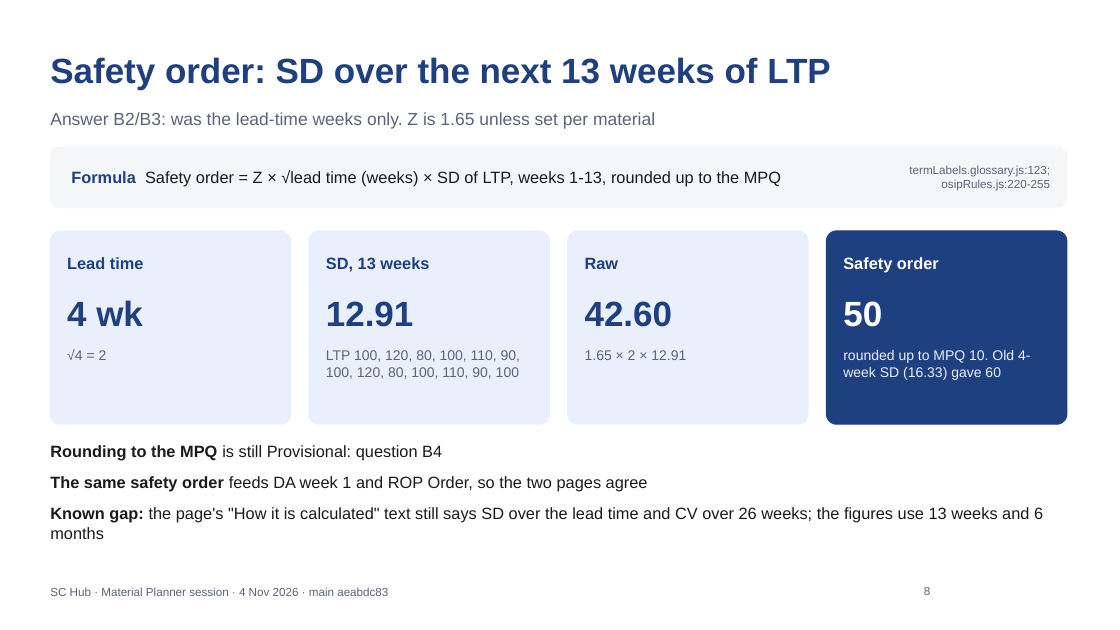
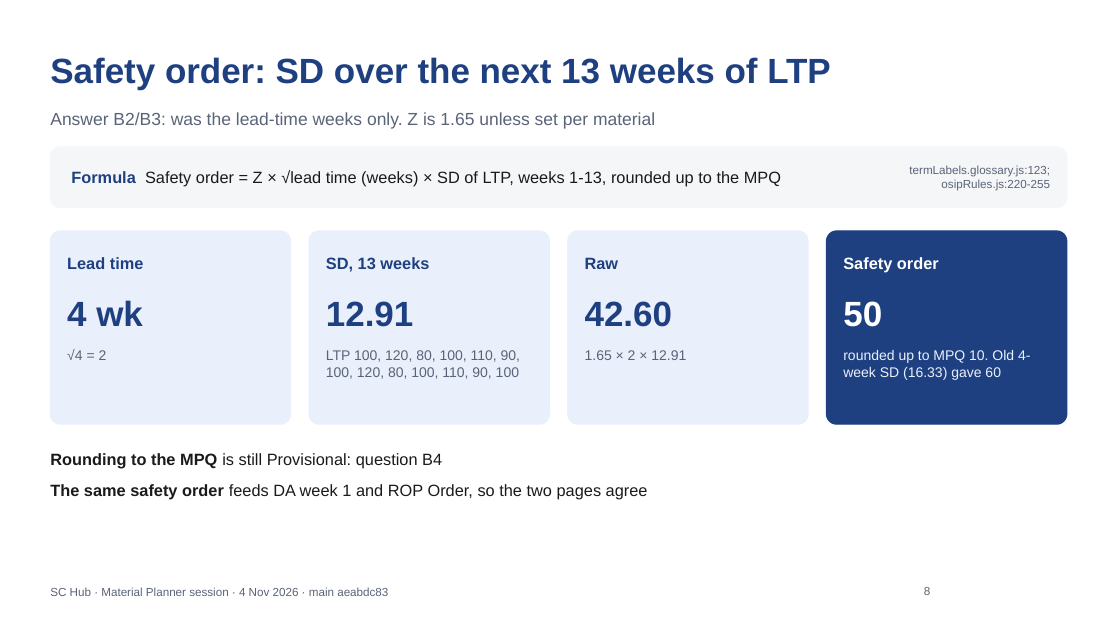
Before and after one commit to javal999/paragon-supplier-portal, a slide deck: slide 8 of docs/supplier-hub/user-guide/SC-Hub-Planner-04-Nov-What-Changed.pptx. Drawn at 1120x630 pixels with LibreOffice and Linux fonts; fonts in the diff are those of the drawing; background and template pictures are left out. Boxes give left, top, right and bottom in pixels: in the first picture for what was removed or moved away, otherwise in the second. Text is boxed around its words. In the diff, an @@ line names an element or a change of style, - is before the commit and + after.

```diff
--- a/docs/supplier-hub/user-guide/SC-Hub-Planner-04-Nov-What-Changed.pptx
+++ b/docs/supplier-hub/user-guide/SC-Hub-Planner-04-Nov-What-Changed.pptx
@@ text "Rounding to the MPQ is ..." moved from (x1=50, y1=445, x2=1043, y2=539) to (x1=50, y1=453, x2=648, y2=500) @@
@@ text at (x1=50, y1=507, x2=1043, y2=539): paragraph removed @@
-• Known gap: the page's "How it is calculated" text still says SD over the lead time and CV over 26 weeks; the figures use 13 weeks and 6 months
```
Also in this commit, not shown: 5 other slides changed, 1 slide removed, 2 other files.
